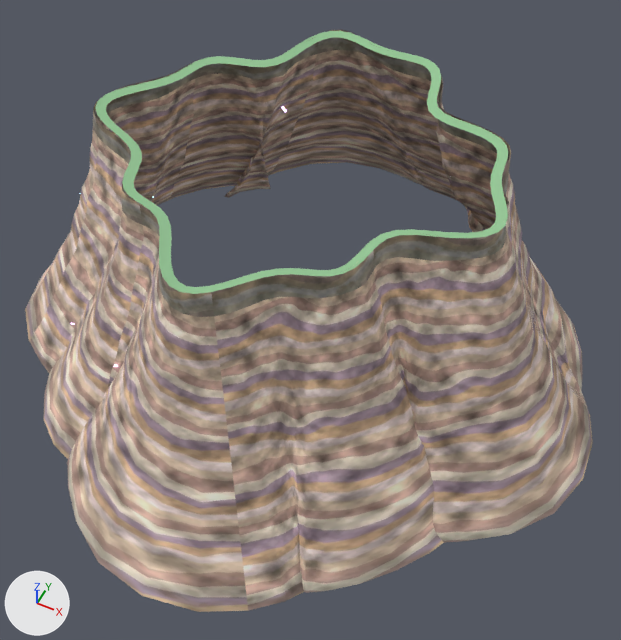
The glTF model data/world/near/CliffWall_stack_08.glb: old version first, new version second.
Rendered twice from a 50 mm lens placed at (179.0, -349.0, 447.0), pointed at (18.0, -28.0, 46.0). The axes (+X, +Y, +Z) are drawn at lower left. The lights are the same throughout. The first picture is the older version. Where no turn or scale is listed for an object, it has been applied to the vertices.

The scene before the commit, as lines of its bpy script (objects in view):
```python
mat_rock = principled_material('rock')
mat_rock.texture = img_rock
mat_rock.roughness = 0.8
me_cliffwall_stack_08_lip0 = bpy.data.meshes.new('CliffWall_stack_08-lip0')
me_cliffwall_stack_08_lip0.from_pydata(...)  # 210 vertices, 210 faces; spans x -124.0..124.0, y -123.0..123.0, z -1.0..1.0
me_cliffwall_stack_08_lip0.materials.append(mat_moss)  # greyish green #95c595
me_cliffwall_stack_08_rock0 = bpy.data.meshes.new('CliffWall_stack_08-rock0')
me_cliffwall_stack_08_rock0.from_pydata(...)  # 2520 vertices, 4830 faces; spans x -204.0..204.0, y -203.0..203.0, z -84.0..84.0
me_cliffwall_stack_08_rock0.materials.append(mat_rock)  # picture img_rock
ob_cliffwall_stack_08_lip0 = bpy.data.objects.new('CliffWall_stack_08-lip0', me_cliffwall_stack_08_lip0)
ob_cliffwall_stack_08_lip0.location = (-2.3, -4.5, 155.1)
ob_cliffwall_stack_08_rock0 = bpy.data.objects.new('CliffWall_stack_08-rock0', me_cliffwall_stack_08_rock0)
ob_cliffwall_stack_08_rock0.location = (-0.4, -4.1, 71.8)
```
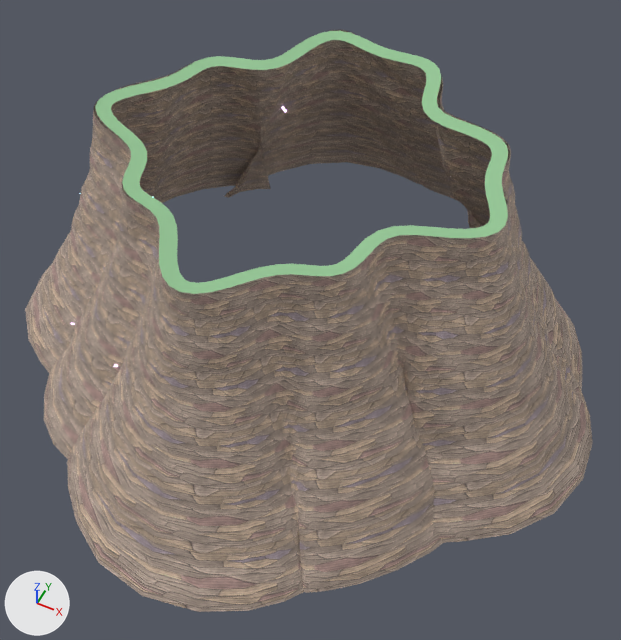
Changed parts and their boxes [x1, y1, x2, y2] in the pictures (621 x 640 px; the box of a moved part takes in the faces that stretch with it):
'CliffWall_stack_08-rock0', surface changed: [25, 40, 592, 612] in both
part 1 of me_cliffwall_stack_08_lip0, moved or reshaped: [97, 34, 508, 294] in both

Edits to the bpy script that builds the scene:
```text
Add img_rock2:
    img_rock2 = load_image('rock2', '_unpacked/rock2', 1024, 1024, 'sRGB')
Add img_rock2_n:
    img_rock2_n = load_image('rock2-n', '_unpacked/rock2-n', 1024, 1024, 'Non-Color')
Change mat_rock:
    where n2 = _N.new('ShaderNodeTexImage'); n2.name = 'Image Texture'
    n2.image: img_rock -> img_rock2
    add n3 = _N.new('ShaderNodeNormalMap'); n3.name = 'Normal Map'
    add n3.uv_map = 'UVMap'
    add n4 = _N.new('ShaderNodeTexImage'); n4.name = 'Image Texture.001'
    add n4.image = img_rock2_n
    where n0 = _N.new('ShaderNodeBsdfPrincipled'); n0.name = 'Principled BSDF'
    add _L.new(n3.outputs[0], n0.inputs[5])  # 'Normal' to 'Normal'
    add _L.new(n4.outputs[0], n3.inputs[1])  # 'Color' to 'Color'
Change me_cliffwall_stack_08_lip0:
    where me_cliffwall_stack_08_lip0.from_pydata(...)  # 210 vertices, 210 faces; spans x -124.0..124.0, y -123.0..123.0, z -1.0..1.0
    used by ob_cliffwall_stack_08_lip0; location = (-2.3, -4.5, 155.1)
    me_cliffwall_stack_08_lip0 part 1: 105 of 210 vertices moved; they spanned x -118.0..118.0, y -117.0..117.0, z -1.0 and now span x -115.0..115.0, y -114.0..114.0, z -1.0; mean shift (0.0, 0.0, 0.0); largest move (2.0, -117.0, -1.0) -> (2.0, -114.0, -1.0)
Change me_cliffwall_stack_08_rock0:
    where me_cliffwall_stack_08_rock0.from_pydata(...)  # 2520 vertices, 4830 faces; spans x -204.0..204.0, y -203.0..203.0, z -84.0..84.0
    used by ob_cliffwall_stack_08_rock0; location = (-0.4, -4.1, 71.8)
    me_cliffwall_stack_08_rock0 part 2: texture (UV) coordinates of 4830 of 4830 faces, centred in x -202.0..202.0, y -199.0..201.0, z -81.0..81.0, changed; they spanned u 0.0..8.68, v 0.08..1.09 and now span u 0.0..26.03, v 0.0..5.58
```
